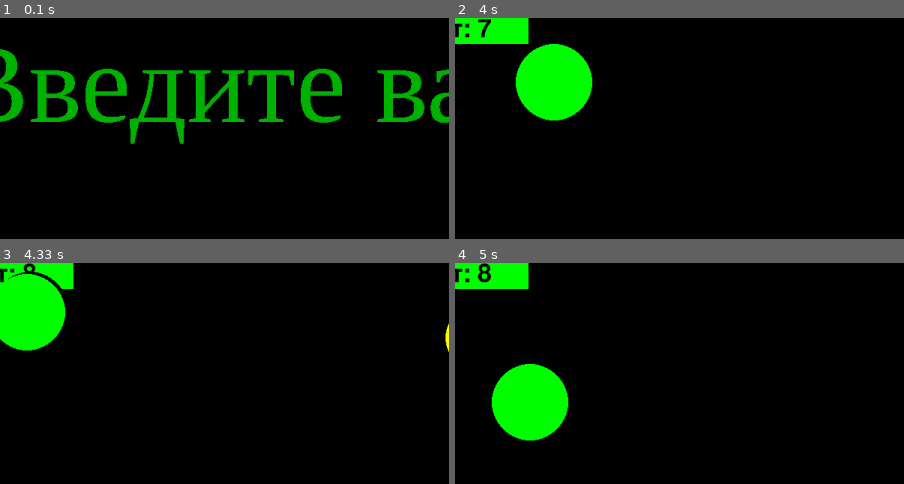
Above: before the commit, frames 1-4 (two rows, left to right).
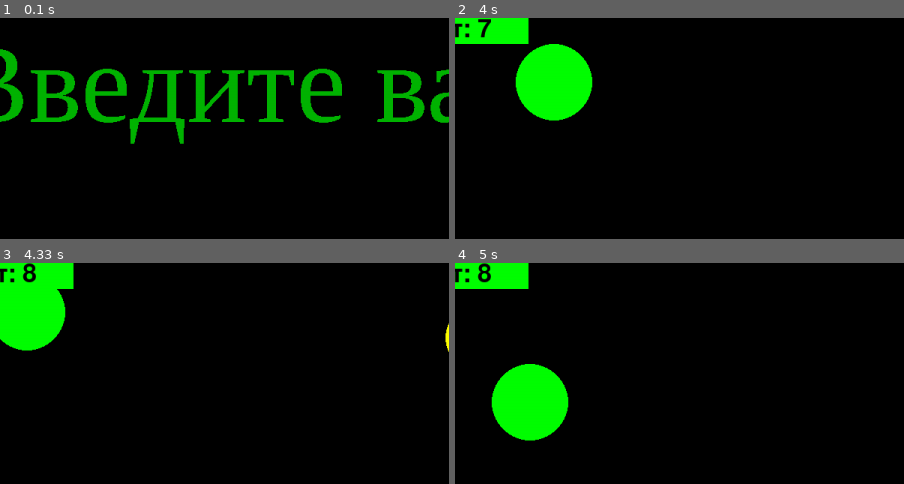
Above: after the commit, the same moments.

Repository: sarseniy/infa_2020_sarseniy
Game: pygame game, started from lab5/2_catch_me_v2.py
Two runs of this game, one before a commit and one after it. Both use one fixed random seed, a clock stepped at 60 frames per second and the inputs below.
Inputs (mouse positions are % of the whole screen's width and height, from its top left):
- Up to frame 1 (0.1 s): type "1 (at the terminal prompt)" at 0 s
- Up to frame 2 (4 s): click (16, 75) at 2.17 s; click (29, 28) at 2.48 s; click (60, 69) at 2.82 s; click (59, 25) at 3.15 s
- Up to frame 3 (4.33 s): click (86, 63) at 4.05 s
- Up to frame 4 (5 s): no input
The pictures show only the part of the screen within x 6-56%, y 1-51%; the shares and areas given below are measured in that part.

Frames 1-2 are identical in both runs. In frame 3, 0.3% of the frame differs, in the area x 1-14%, y 3-12%; in frame 4, nothing differs.

Commit message:
Игра оптимизирована
Оптимизировано воспроизведение звуков
Реализовано хванение данных в словаре
Оптимизирована прорисовка кадра

Diff:
--- a/lab2/paste.py
+++ b/lab2/paste.py
@@ -3,15 +3,15 @@
 import turtle as t
 def action():
     t.pendown()
-    for i in range(4):
-        t.forward(SIZE)
-        t.left(90)
+    t.forward(SIZE)
+    t.backward(SIZE)
+    t.left(45)
+    t.forward(SIZE * 2 ** 0.5)
+    t.left(45)
+    t.forward(SIZE)
     t.left(90)
     t.forward(SIZE)
-    t.right(45)
-    t.forward(DIAG)
-    t.backward(DIAG)
-    t.left(45)
-    t.backward(SIZE)
-    t.right(90)
     t.penup()
+    t.left(90)
+    t.forward(2 * SIZE)
+    t.left(90)
--- a/lab5/2_catch_me_v2.py
+++ b/lab5/2_catch_me_v2.py
@@ -11,6 +11,7 @@
 pop_sound1 = pygame.mixer.Sound(path.join(snd_dir, 'pop1.wav'))
 pop_sound2 = pygame.mixer.Sound(path.join(snd_dir, 'pop2.wav'))
 pop_sound3 = pygame.mixer.Sound(path.join(snd_dir, 'pop3.wav'))
+SOUNDS = [pop_sound1, pop_sound2, pop_sound3]
 
 pygame.init()
 
@@ -51,18 +52,7 @@
 
 pygame.display.update()
 
-
-def play_sound():
-    """
-    Функция воспроизводит случайный звук при попадании по шарику
-    """
-    i = randint(1, 3)
-    if i == 1:
-        pop_sound1.play()
-    if i == 2:
-        pop_sound2.play()
-    if i == 3:
-        pop_sound3.play()
+DATA = {'x': [], 'y': [], 'r': [], 'v': [], 'alpha': [], 'color': [], 'type': []}
 
 
 def new_balls(num):
@@ -70,53 +60,42 @@
     Функция рисует num мячиков.
     :param num: колличество мячиков
     """
-    global x, y, r, v, alpha, color, type
-    x = []
-    y = []
-    r = []
-    v = []
-    alpha = []
-    color = []
-    type = []
-    for i in range(num):
-        x.append(randint(MAX_R, WIDTH - MAX_R))
-        y.append(randint(MAX_R, HEIGHT - MAX_R))
-        r.append(randint(MIN_R, MAX_R))
-        v.append(randint(10, 500))
-        v[i] = float(v[i])
-        alpha.append(randint(0, 360))
-        alpha[i] = radians(alpha[i])
-        color.append(COLORS[randint(0, 5)])
-        type.append(TYPE[randint(0, 1)])
-        if type[i] == 'CIRCLE':
-            circle(screen, color[i], (x[i], y[i]), r[i])
-        if type[i] == 'SQUARE':
-            rect(screen, color[i], (x[i], y[i], r[i], r[i]))
-
-
-def move_balls(num):
+    for k in range(num):
+        DATA['x'].append(randint(MAX_R, WIDTH - MAX_R))
+        DATA['y'].append(randint(MAX_R, HEIGHT - MAX_R))
+        DATA['r'].append(randint(MIN_R, MAX_R))
+        DATA['v'].append(randint(10, 500))
+        DATA['v'][k] = float(DATA['v'][k])
+        DATA['alpha'].append(randint(0, 360))
+        DATA['alpha'][k] = radians(DATA['alpha'][k])
+        DATA['color'].append(COLORS[randint(0, 5)])
+        DATA['type'].append(TYPE[randint(0, 1)])
+        if DATA['type'][k] == 'CIRCLE':
+            circle(screen, DATA['color'][k], (DATA['x'][k], DATA['y'][k]), DATA['r'][k])
+        if DATA['type'][k] == 'SQUARE':
+            rect(screen, DATA['color'][k], (DATA['x'][k], DATA['y'][k], DATA['r'][k], DATA['r'][k]))
+
+
+def move_balls():
     """
     Функция отвечает за передвижение мячиков по экрану.
-    :param num: коллическтво мячиков
-    """
-    global x, y, r, v, alpha, color, alpha
-    for i in range(num):
-        if type[i] == 'CIRCLE':
-            circle(screen, BLACK, (x[i], y[i]), r[i])
-        if type[i] == 'SQUARE':
-            rect(screen, BLACK, (x[i], y[i], r[i], r[i]))
-        if type[i] == 'CIRCLE':
-            x[i] += round(v[i] / FPS * cos(alpha[i]))
-            y[i] -= round(v[i] / FPS * sin(alpha[i]))
-            circle(screen, color[i], (x[i], y[i]), r[i])
-        if type[i] == 'SQUARE':
-            v[i] *= randint(90, 110) / 100
-            alpha[i] += radians(randint(0, 10) - 5)
-            x[i] += round(v[i] / FPS * cos(alpha[i]))
-            y[i] -= round(v[i] / FPS * sin(alpha[i]))
-            rect(screen, color[i], (x[i], y[i], r[i], r[i]))
-        pygame.display.update()
-    check_walls(num)
+    """
+    for k in range(len(DATA['x'])):
+        if DATA['type'][k] == 'CIRCLE':
+            circle(screen, BLACK, (DATA['x'][k], DATA['y'][k]), DATA['r'][k])
+        if DATA['type'][k] == 'SQUARE':
+            rect(screen, BLACK, (DATA['x'][k], DATA['y'][k], DATA['r'][k], DATA['r'][k]))
+        if DATA['type'][k] == 'CIRCLE':
+            DATA['x'][k] += round(DATA['v'][k] / FPS * cos(DATA['alpha'][k]))
+            DATA['y'][k] -= round(DATA['v'][k] / FPS * sin(DATA['alpha'][k]))
+            circle(screen, DATA['color'][k], (DATA['x'][k], DATA['y'][k]), DATA['r'][k])
+        if DATA['type'][k] == 'SQUARE':
+            DATA['v'][k] *= randint(90, 110) / 100
+            DATA['alpha'][k] += radians(randint(0, 10) - 5)
+            DATA['x'][k] += round(DATA['v'][k] / FPS * cos(DATA['alpha'][k]))
+            DATA['y'][k] -= round(DATA['v'][k] / FPS * sin(DATA['alpha'][k]))
+            rect(screen, DATA['color'][k], (DATA['x'][k], DATA['y'][k], DATA['r'][k], DATA['r'][k]))
+    check_walls()
 
 
 def table(points):
@@ -136,75 +115,71 @@
     screen.blit(text, (3, 3))
 
 
-def check_walls(num):
+def check_walls():
     """
     Функция проверяет удар мячика о стенку и считает новый угол
-    :param num: колличество мячиков
-    """
-    global x, y, r, alpha
-    for i in range(num):
-        if type[i] == 'CIRCLE':
-            if x[i] + r[i] > WIDTH - 10:
-                alpha[i] = radians(90 + randint(10, 170))
-            if x[i] - r[i] < 0 + 10:
-                alpha[i] = radians(randint(10, 170) - 90)
-            if y[i] + r[i] > HEIGHT - 10:
-                alpha[i] = radians(randint(10, 170))
-            if y[i] - r[i] < 0 + 10:
-                alpha[i] = radians(randint(10, 170) - 180)
-        if type[i] == 'SQUARE':
-            if x[i] + r[i] > WIDTH - 10:
-                alpha[i] = radians(90 + randint(10, 170))
-            if x[i] < 0 + 10:
-                alpha[i] = radians(randint(10, 170) - 90)
-            if y[i] + r[i] > HEIGHT - 10:
-                alpha[i] = radians(randint(10, 170))
-            if y[i] < 0 + 10:
-                alpha[i] = radians(randint(10, 170) - 180)
-        alpha[i] %= 2 * pi
-
-
-def respawn_figure(i):
+    """
+    for k in range(len(DATA['x'])):
+        if DATA['type'][k] == 'CIRCLE':
+            if DATA['x'][k] + DATA['r'][k] > WIDTH - 10:
+                DATA['alpha'][k] = radians(90 + randint(10, 170))
+            if DATA['x'][k] - DATA['r'][k] < 0 + 10:
+                DATA['alpha'][k] = radians(randint(10, 170) - 90)
+            if DATA['y'][k] + DATA['r'][k] > HEIGHT - 10:
+                DATA['alpha'][k] = radians(randint(10, 170))
+            if DATA['y'][k] - DATA['r'][k] < 0 + 10:
+                DATA['alpha'][k] = radians(randint(10, 170) - 180)
+        if DATA['type'][k] == 'SQUARE':
+            if DATA['x'][k] + DATA['r'][k] > WIDTH - 10:
+                DATA['alpha'][k] = radians(90 + randint(10, 170))
+            if DATA['x'][k] < 0 + 10:
+                DATA['alpha'][k] = radians(randint(10, 170) - 90)
+            if DATA['y'][k] + DATA['r'][k] > HEIGHT - 10:
+                DATA['alpha'][k] = radians(randint(10, 170))
+            if DATA['y'][k] < 0 + 10:
+                DATA['alpha'][k] = radians(randint(10, 170) - 180)
+        DATA['alpha'][k] %= 2 * pi
+
+
+def respawn_figure(k):
     """
     Функция заново создаёт мишень после попадания в цель.
-    :param i: номер "возрождаемого" элемента
-    """
-    x[i] = randint(MAX_R, WIDTH - MAX_R)
-    y[i] = randint(MAX_R, HEIGHT - MAX_R)
-    r[i] = randint(MIN_R, MAX_R)
-    v[i] = randint(10, 500)
-    alpha[i] = randint(0, 360)
-    alpha[i] = radians(alpha[i])
-    color[i] = COLORS[randint(0, 5)]
-    type[i] = TYPE[randint(0, 1)]
-    if type == 'CIRCLE':
-        circle(screen, color[i], (x[i], y[i]), r[i])
-    if type == 'SQUARE':
-        rect(screen, color[i], (x[i], y[i], r[i], r[i]))
-    pygame.display.update()
-
-
-def check_click(event, num):
+    :param k: номер "возрождаемого" элемента
+    """
+    DATA['x'][k] = randint(MAX_R, WIDTH - MAX_R)
+    DATA['y'][k] = randint(MAX_R, HEIGHT - MAX_R)
+    DATA['r'][k] = randint(MIN_R, MAX_R)
+    DATA['v'][k] = randint(10, 500)
+    DATA['alpha'][k] = randint(0, 360)
+    DATA['alpha'][k] = radians(DATA['alpha'][k])
+    DATA['color'][k] = COLORS[randint(0, 5)]
+    DATA['type'][k] = TYPE[randint(0, 1)]
+    if DATA['type'][k] == 'CIRCLE':
+        circle(screen, DATA['color'][k], (DATA['x'][k], DATA['y'][k]), DATA['r'][k])
+    if DATA['type'][k] == 'SQUARE':
+        rect(screen, DATA['color'][k], (DATA['x'][k], DATA['y'][k], DATA['r'][k], DATA['r'][k]))
+
+
+def check_click(action):
     """
     Функция проверяет, попал ли игрок по мячику, подсчитывает очки и рисует новые мячики при необходимости.
-    :param event: параметры события
-    :param num: колличество мячиков
-    """
-    global count, x, y, r, v, alpha, color
-    coord = event.pos
-    for i in range(num):
-        if type[i] == 'CIRCLE':
-            if (x[i] - coord[0]) ** 2 + (y[i] - coord[1]) ** 2 <= r[i] ** 2:
+    :param action: параметры события
+    """
+    global count
+    coord = action.pos
+    for k in range(len(DATA['x'])):
+        if DATA['type'][k] == 'CIRCLE':
+            if (DATA['x'][k] - coord[0]) ** 2 + (DATA['y'][k] - coord[1]) ** 2 <= DATA['r'][k] ** 2:
                 count += 1
-                circle(screen, BLACK, (x[i], y[i]), r[i])
-                play_sound()
-                respawn_figure(i)
-        if type[i] == 'SQUARE':
-            if 0 <= coord[0] - x[i] <= r[i] and 0 <= coord[1] - y[i] <= r[i]:
+                circle(screen, BLACK, (DATA['x'][k], DATA['y'][k]), DATA['r'][k])
+                SOUNDS[randint(0, 2)].play()
+                respawn_figure(k)
+        if DATA['type'][k] == 'SQUARE':
+            if 0 <= coord[0] - DATA['x'][k] <= DATA['r'][k] and 0 <= coord[1] - DATA['y'][k] <= DATA['r'][k]:
                 count += 3
-                rect(screen, BLACK, (x[i], y[i], r[i], r[i]))
-                play_sound()
-                respawn_figure(i)
+                rect(screen, BLACK, (DATA['x'][k], DATA['y'][k], DATA['r'][k], DATA['r'][k]))
+                SOUNDS[randint(0, 2)].play()
+                respawn_figure(k)
 
 
 pygame.display.update()
@@ -220,16 +195,15 @@
     f = True
     while f:
         clock.tick(FPS)
-        move_balls(NUM)
+        move_balls()
         table(count)
         for event in pygame.event.get():
             if event.type == pygame.QUIT:
                 finished = True
                 f = False
             elif event.type == pygame.MOUSEBUTTONDOWN:
-                check_click(event, NUM)
-    screen.fill(BLACK)
-    pygame.display.update()
+                check_click(event)
+        pygame.display.update()
 
 pygame.quit()
 
--- a/lab5/records.txt
+++ b/lab5/records.txt
@@ -9,13 +9,13 @@
 Арсен 40
 Матвей 38
 Ильяс 33
+Василий 24
 Авраам 23
 Степан 20
 Ева 17
 Саша 15
+Влад 7
 Калыван 7
-Влад 7
-Василий 3
 
 
-Last updated: 2020-10-13-13:34:06 MSK
+Last updated: 2020-10-15-14:18:04 MSK
